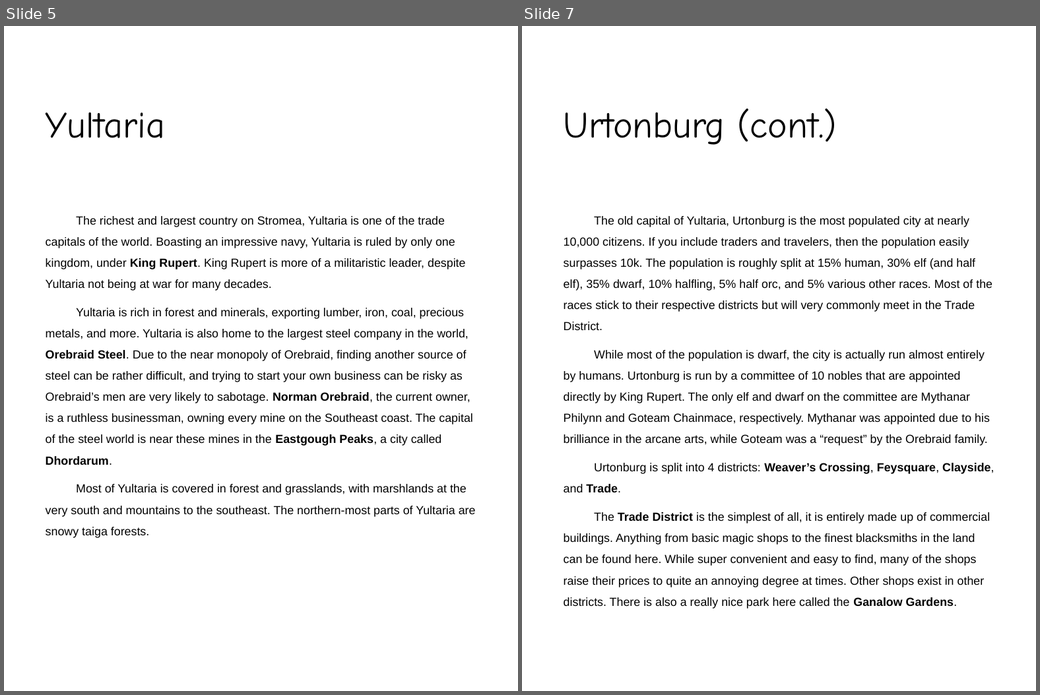
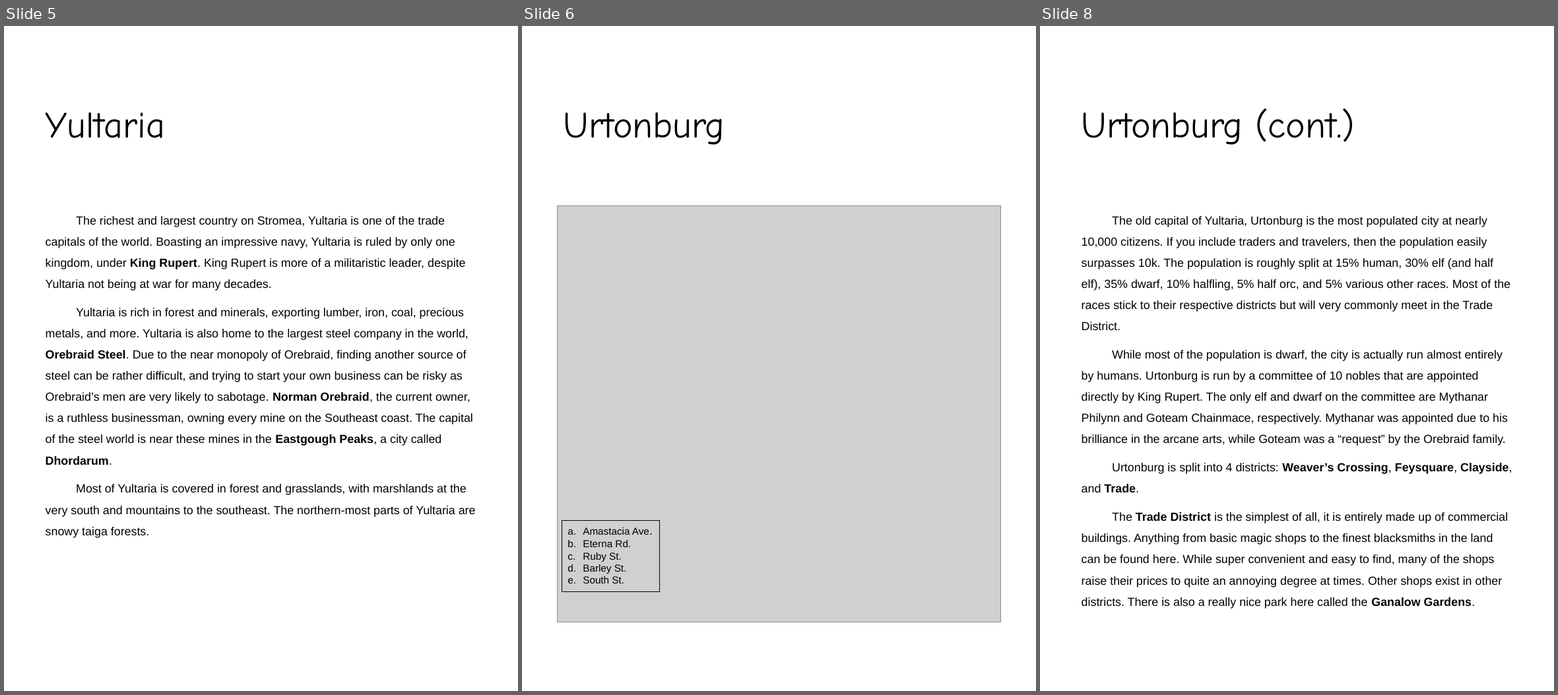
Before and after one commit to polic72/DnD-Stuff, a slide deck: The Jaws of Time.pptx. Shown side by side, each under a label of ours: slides 5 and 7 before the commit, slides 5, 6 and 8 after it; the slides between them are not shown. The pictures are 1040x695 and 1558x695 pixels, drawn with LibreOffice and Linux fonts; fonts in the diff are those of the drawing; grey boxes stand for pictures; background and template pictures are left out. Boxes give left, top, right and bottom in pixels: in the first picture for what was removed or moved away, otherwise in the second. Text is boxed around its words. In the diff, an @@ line names an element or a change of style, - is before the commit and + after.

Commit message:
Finished Urtonburg.

```diff
--- a/The Jaws of Time.pptx
+++ b/The Jaws of Time.pptx
@@ slide 6 added at (522, 26, 1036, 691), background picture (left out) @@
@@ title added at (564, 112, 725, 145), 44 pt, text #000000 @@
+Urtonburg
@@ picture added at (558, 206, 1001, 623) @@
@@ rectangle added at (562, 521, 659, 592), outline #000000 0.75 pt, 12 pt, text #000000 @@
+a. Amastacia Ave.
+b. Eterna Rd.
+c. Ruby St.
+d. Barley St.
+e. South St.
@@ what was slide 7 is now slide 8 @@
```
Also in this commit, not shown: 1 slide changed, 2 other slides added, 1 slide removed.
